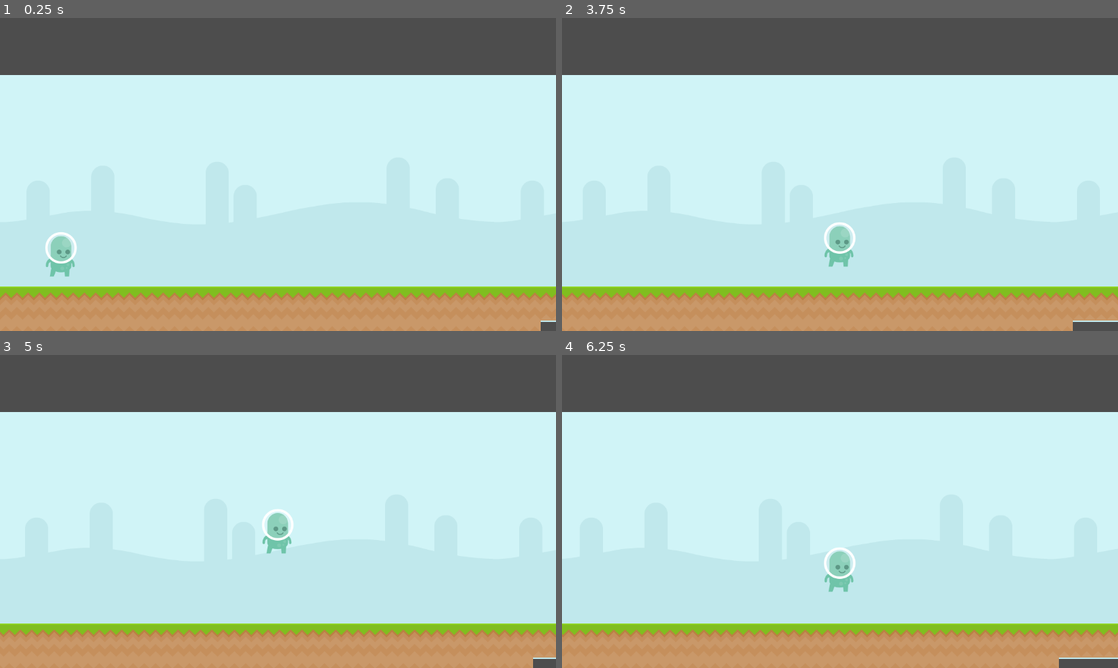
Above: before the commit, frames 1-4 (two rows, left to right).
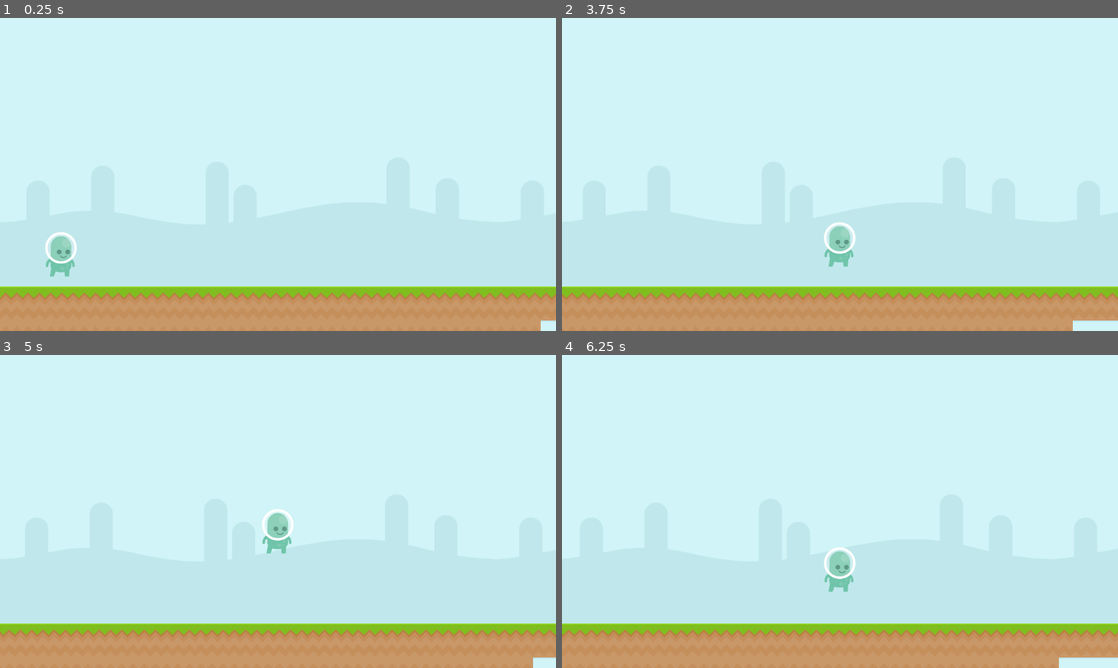
Above: after the commit, the same moments.

Repository: RafaelForbeck/the-way
Game: Godot game, scene res://scenes/phase.tscn
Two runs of this game, one before a commit and one after it. Both use one fixed random seed, a clock stepped at 60 frames per second and the inputs below.
Inputs:
- Up to frame 1 (0.25 s): no input
- Up to frame 2 (3.75 s): tap Enter (jump) at 0.5, 0.77, 1.52, 3.02 s; hold Right (ui_right) 0.53-2.03 s; hold Left (ui_left) 2.03-2.78 s; hold Right (ui_right) from 2.78 s (still down)
- Up to frame 3 (5 s): tap Enter (jump) at 3.77, 4.52 s; release Right (ui_right) at 4.28 s; hold Left (ui_left) from 4.28 s (still down)
- Up to frame 4 (6.25 s): release Left (ui_left) at 5.03 s; hold Right (ui_right) 5.03-5.78 s; hold Left (ui_left) from 5.78 s (still down); tap Enter (jump) at 6.02 s

The runs differ from the first frame. In frame 1, 18% of the frame differs, in the area x 0-100%, y 0-100%; in frame 2, 18%; in frame 3, 18%; in frame 4, 19%.

Commit message:
feat: change the default background color

Diff:
--- a/project.godot
+++ b/project.godot
@@ -33,3 +33,4 @@
 [rendering]
 
 renderer/rendering_method="mobile"
+environment/defaults/default_clear_color=Color(0.815686, 0.956863, 0.968627, 1)
